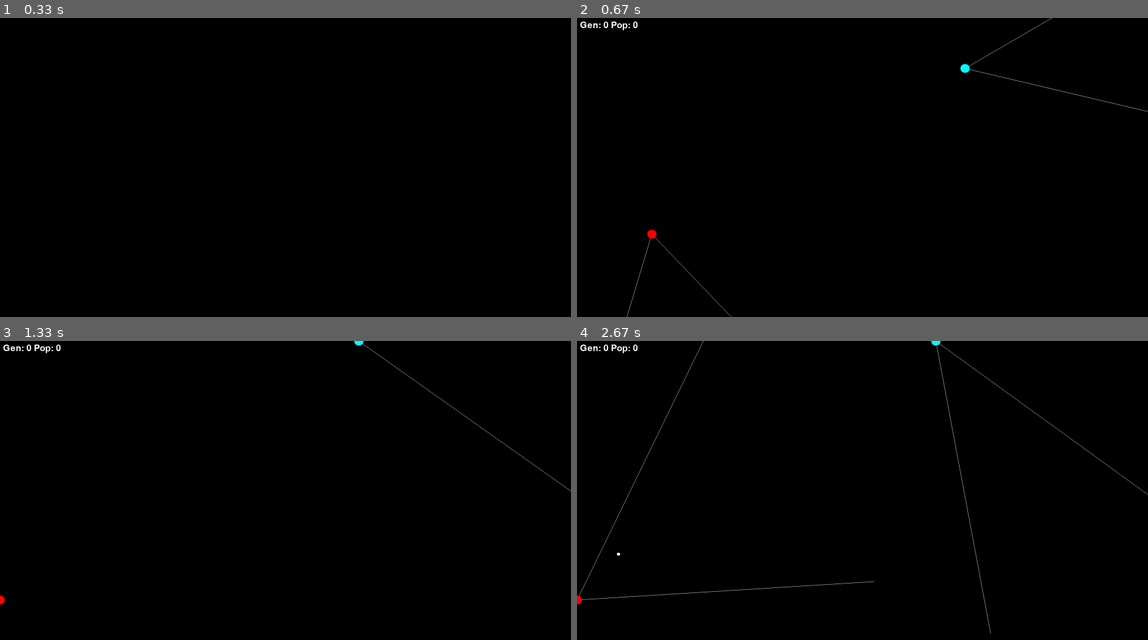
Above: before the commit, frames 1-4 (two rows, left to right).
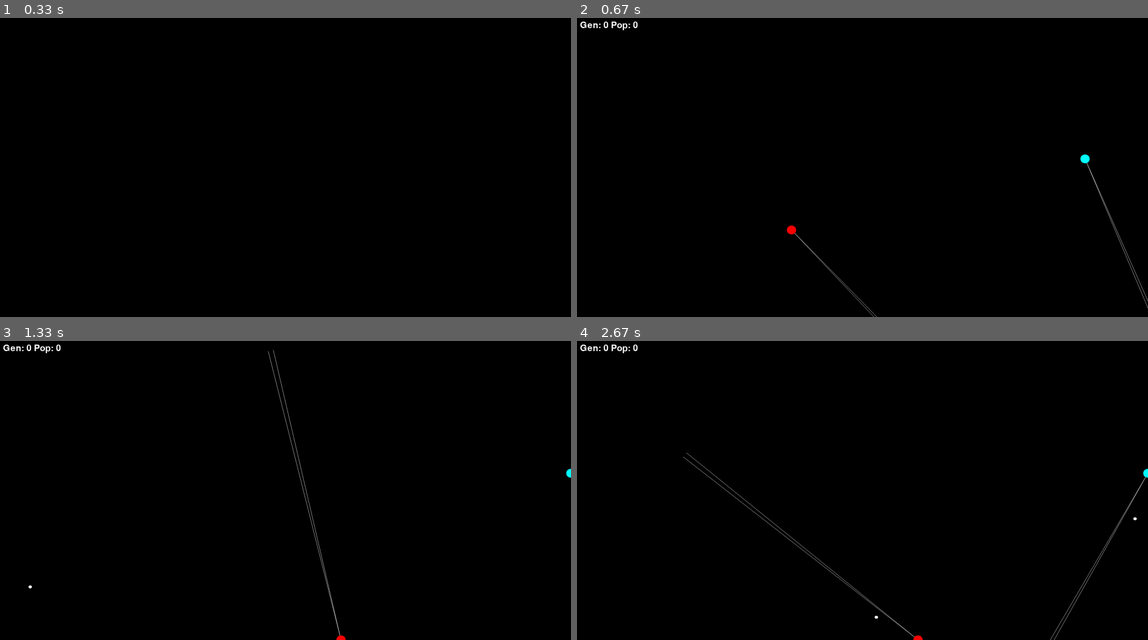
Above: after the commit, the same moments.

Repository: sattfatt/Simple-AI
Game: pygame game, started from pygame1/oneonone.py
The game is run twice, just before and just after one commit, with the same random seed, the same clock (stepped at 60 frames per second) and the same inputs.
Inputs:
- Up to frame 1 (0.33 s): no input
- Up to frame 2 (0.67 s): hold N from 0.33 s (still down)
- Up to frame 3 (1.33 s): release N at 0.8 s; tap 3 at 0.83 s; tap 2 at 1.17 s
- Up to frame 4 (2.67 s): tap 4 at 2.5 s

Frame 1 is identical in both runs. In frame 2, 0.6% of the frame differs, in the area x 8-100%, y 0-100%; in frame 3, 0.5%; in frame 4, 1.1%, in the area x 0-100%, y 0-100%.

Commit message:
made som changes to GA and pov system

Diff:
--- a/pygame1/oneonone.py
+++ b/pygame1/oneonone.py
@@ -53,6 +53,8 @@
 
 runnormal = False
 
+keystate = 0
+
 # ------------- #
 #     colors    #
 # ------------- #
@@ -82,7 +84,8 @@
 
 
 class Entity:
-    def __init__(self, pos, dir, size, color, surf, owner):
+    def __init__(self, pos, dir, size, color, surf, owner, type='entity'):
+        self.type = type
 
         self.endpointupper = (0, 0)
 
@@ -90,6 +93,8 @@
 
         self.damagedealt = 0
 
+        self.totaldamage = 0
+
         self.projectileint = 0
 
         self.clock = pygame.time.Clock()
@@ -112,7 +117,9 @@
 
         self.pos = np.asarray(pos)
 
-        self.detectEnemy = False
+        self.detectEnemy = 0
+
+        self.detectProjectile = 0
 
         self.truepos = self.pos.astype(float)
 
@@ -196,14 +203,16 @@
         else:
             self.hit = False
 
-    def inWedge(self, projectile):
-        '''returns  projectile owner in the FOV.
-        use triangle technique so we don't have to deal with unnormalized angles'''
+    def inWedge(self, entity):
+        '''returns true if projectile or entity is detected. sets whether entity or projectile is detected.
+        use triangle technique so we don't have to deal with unnormalized angles
+        basically project the relative position vector onto the pov vectors and see if the projection is
+        strictly positive in magnitude'''
 
         # compute necessary vectors:
         v0 = (self.endpointlower - self.pos)
         v1 = (self.endpointupper - self.pos)
-        v2 = (projectile.pos - self.pos)
+        v2 = (entity.pos - self.pos)
 
         # calculate dot products
         s00 = np.inner(v0, v0)
@@ -217,12 +226,16 @@
         u = (s11 * s02 - s01 * s12) * scalar
         v = (s00 * s12 - s01 * s02) * scalar
 
-        if u >= 0 and v >= 0 and self.owner != projectile.owner:
-            self.detectEnemy = 100
-            #print(self.owner + ' detects enemy!')
+        if u >= 0 and v >= 0 and self.owner != entity.owner:
+            if entity.type == 'entity':
+                self.detectEnemy = 1
+            elif entity.type == 'projectile':
+                self.detectProjectile = 1
+                #print(self.owner + ' detects projectile!')
             return True
         else:
             self.detectEnemy = 0
+            self.detectProjectile = 0
             return False
 
     def control(self, controlframe):
@@ -235,11 +248,8 @@
         if self.dir > 180:
             self.dir -= 360
 
-
     def state(self):
-
-
-        return (self.detectEnemy, self.health)
+        return self.detectEnemy, self.detectProjectile
 
     def reset(self):
         self.health = MAXHEALTH
@@ -299,12 +309,16 @@
                          np.piecewise(preIndicator[3], [preIndicator[3] < 0, preIndicator[3] >= 0], [0, 1]),
                          np.tanh(preIndicator[4]))
 
-        ControlFrame.deltaDirection = (finalLayerOut[0], finalLayerOut[1])
-        ControlFrame.deltaHeading = finalLayerOut[2] * MAXSPINRATE
-        ControlFrame.fire = finalLayerOut[3]
-        ControlFrame.pov = (finalLayerOut[4] + 1)*30 + 1
-
-        return ControlFrame
+        self.deltaDirection = (finalLayerOut[0], finalLayerOut[1])
+        self.deltaHeading = finalLayerOut[2] * MAXSPINRATE
+        self.fire = finalLayerOut[3]
+        self.pov += finalLayerOut[4]
+        if self.pov >= 50:
+            self.pov = 50
+        elif self.pov <= 1:
+            self.pov = 1
+
+        return self
 
     def updateWeights(self):
         pass
@@ -368,15 +382,15 @@
 
 def mutate(NN):
     """currently mutates all weight clusters (rows) using normal distribution centered at the clusters"""
-    choice = np.random.binomial(1, 0.1)
+    choice = np.random.binomial(1, 0.01)
     if choice:
         multiplier = 100
         print('BIG MUTATION PROBABLE!')
     else:
 
-        choice2 = np.random.binomial(1, 0.5)
+        choice2 = np.random.binomial(1, 0.05)
         if choice2:
-            multiplier = 5
+            multiplier = 1
         else:
             multiplier = 0.0001
 
@@ -491,8 +505,19 @@
     iteration += 1
 
     if iteration >= MAXITERATIONS or len(entities) < 2:
+
+        for idx, net in enumerate(nets):
+            print('Scoring ' + net.id + '...', end='')
+            # score function
+            try:
+                net.score = (2 * entities[idx].damagedealt + entities[idx].health)/1000
+            except(IndexError):
+                # this means entity died, failure!
+                net.score = 0
+            print(net.score)
+
         iteration = 0
-        popindex += 1
+
         textSurf = fontObj.render('Gen: ' + str(generation) + ' Pop: ' + str(popindex), True, WHITE)
         if popindex == len(NNlist1):
             print('all nets in population tested!')
@@ -501,7 +526,6 @@
             NNlist1 = newGen(NNlist1)
             NNlist2 = newGen(NNlist2)
             generation += 1
-
             print('respawning entities...', end='')
             joe = Entity((np.random.randint(1, MAXDISPX - 1), np.random.randint(1, MAXDISPY - 1)), 0, 15, CYAN,
                          DISPLAYSURF, 'joe')
@@ -514,15 +538,6 @@
             continue
 
         # set the score for the NNs
-        for idx, net in enumerate(nets):
-            print('Scoring ' + net.id + '...', end='')
-            # score function
-            try:
-                net.score = entities[idx].damagedealt + entities[idx].health
-            except(IndexError):
-                # this means entity died, failure!
-                net.score = 0
-            print(net.score)
 
         print('Need to advance in Population')
         # reset bob and joe and and entities list
@@ -534,11 +549,10 @@
         entities = [bob, joe]
         print('done')
         print('generation: '+str(generation))
-        print('POPULATION: ' + str(popindex))
-
+        print('POPULATION: ' + str(popindex + 1))
         nets = [NNlist1[popindex], NNlist2[popindex]]
         projectiles = []
-
+        popindex += 1
     # keys
 
     # event handling
@@ -554,14 +568,19 @@
                 pygame.display.update()
             if event.key == K_n:
                 runnormal = True
-
+            if event.key == K_1:
+                keystate = 0
+            if event.key == K_2:
+                keystate = 1
+            if event.key == K_3:
+                keystate = 2
+            if event.key == K_4:
+                keystate = 3
     # projectile handling
     if projectiles:
         # print('Projectile(s) Present!')
-
         for proj in projectiles:
             proj.updateProjectile()
-
             proj.draw()
             # print(proj.pos)
             for entity in entities:
@@ -580,15 +599,15 @@
         projectiles[:] = [x for x in projectiles if removeCondition(x)]
 
         # entity handling
-    #    entities[0].dir = entities[0].getCursorAngle()
+
     if entities:
         for idx, entity in enumerate(entities):
             entity.draw()
             entity.iniWedge(True)
-
             entity.inWedge(entities[0])
             entity.inWedge(entities[1])
-
+            for projectile in projectiles:
+                entity.inWedge(projectile)
             # create list of NNs for each entity
             nextmove = nets[idx].out(entity.state())
             # print(str(nextmove.deltaDirection) + " " + str(nextmove.deltaHeading) + " " + str(nextmove.fire))
@@ -598,11 +617,26 @@
             if nextmove.fire and entity.projectileint >= PROJECTILEINTERVAL:
                 entity.projectileint = 0
                 projectiles.append(
-                    Entity((entity.pos[0], entity.pos[1]), entity.dir, 5, WHITE, DISPLAYSURF, entity.owner))
+                    Entity((entity.pos[0], entity.pos[1]), entity.dir, 5, WHITE, DISPLAYSURF, entity.owner, 'projectile'))
+                entity.totaldamage += 10
     entities[:] = [x for x in entities if not x.health == 0]
+
 
     if runnormal:
         # draw all things here.
+        if keystate == 0:
+            displayupdateinterval = 0
+
+        if keystate == 1:
+            displayupdateinterval = 10
+
+        if keystate == 2:
+            displayupdateinterval = 50
+
+        if keystate == 3:
+            displayupdateinterval = 100
+
+
         tick += 1
 
         if tick >= displayupdateinterval:
